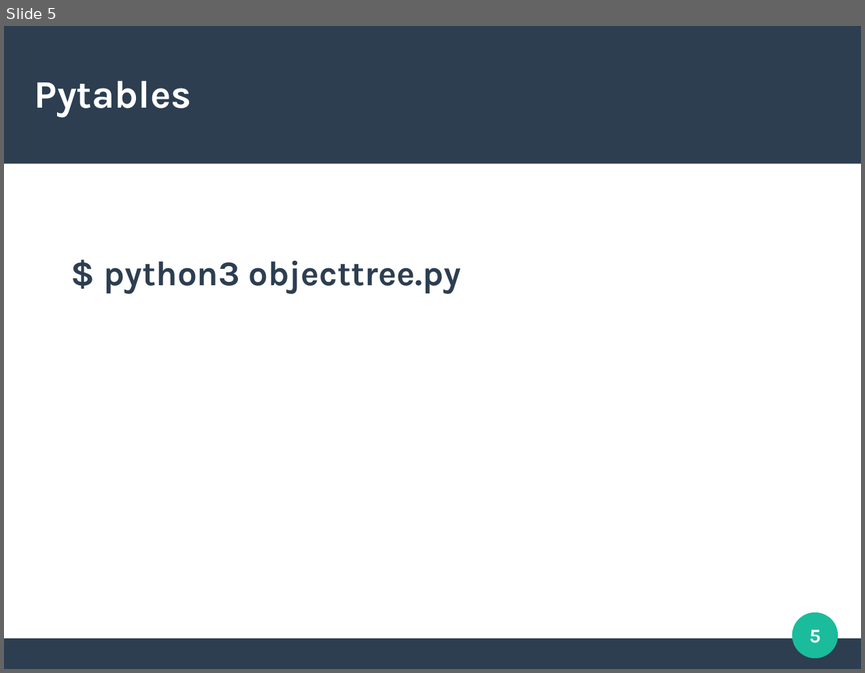
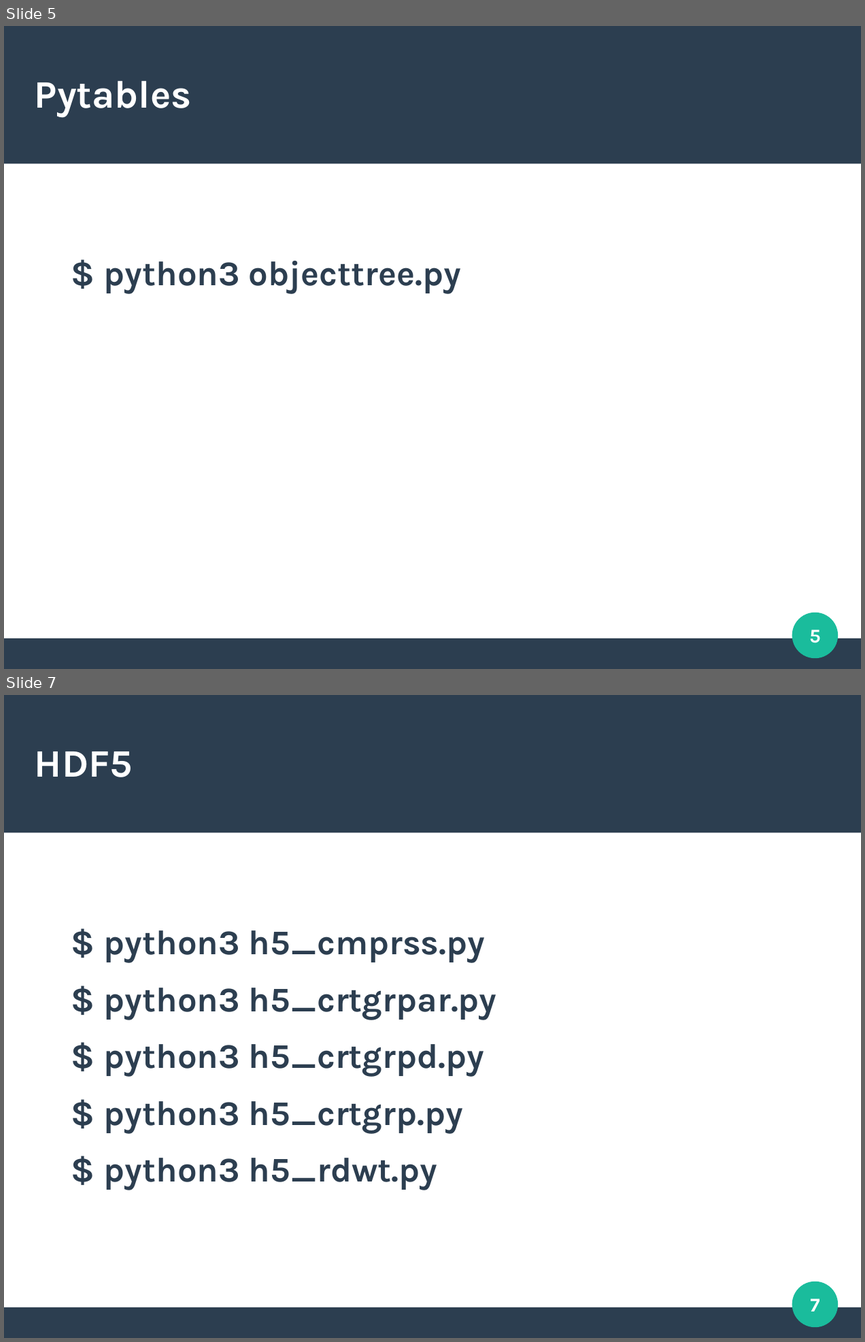
Before and after one commit to davidam/python-examples, a slide deck: presentations/storing-data.odp. Shown one above the other, each under a label of ours: slide 5 before the commit, slides 5 and 7 after it; the slides between them are not shown. The pictures are 865x673 and 865x1342 pixels, drawn with LibreOffice and Linux fonts; fonts in the diff are those of the drawing. Boxes give left, top, right and bottom in pixels: in the first picture for what was removed or moved away, otherwise in the second. Text is boxed around its words. In the diff, an @@ line names an element or a change of style, - is before the commit and + after.

```diff
--- a/presentations/storing-data.odp
+++ b/presentations/storing-data.odp
@@ slide 7 added at bbox=[4, 695, 861, 1338], background #FFFFFF; not listed: 3 template elements that a slide beside it also shows @@
@@ title added at bbox=[35, 751, 133, 777], 36 pt, text #FFFFFF, bold @@
+HDF5
@@ text added at bbox=[104, 930, 497, 1189], 32 pt, text #2C3E50, bold @@
+$ python3 h5_cmprss.py
+$ python3 h5_crtgrpar.py
+$ python3 h5_crtgrpd.py
+$ python3 h5_crtgrp.py
+$ python3 h5_rdwt.py
@@ page number added at bbox=[810, 1298, 819, 1311], 18 pt, text #FFFFFF, bold @@
+7
```
Also in this commit, not shown: 1 slide changed.
